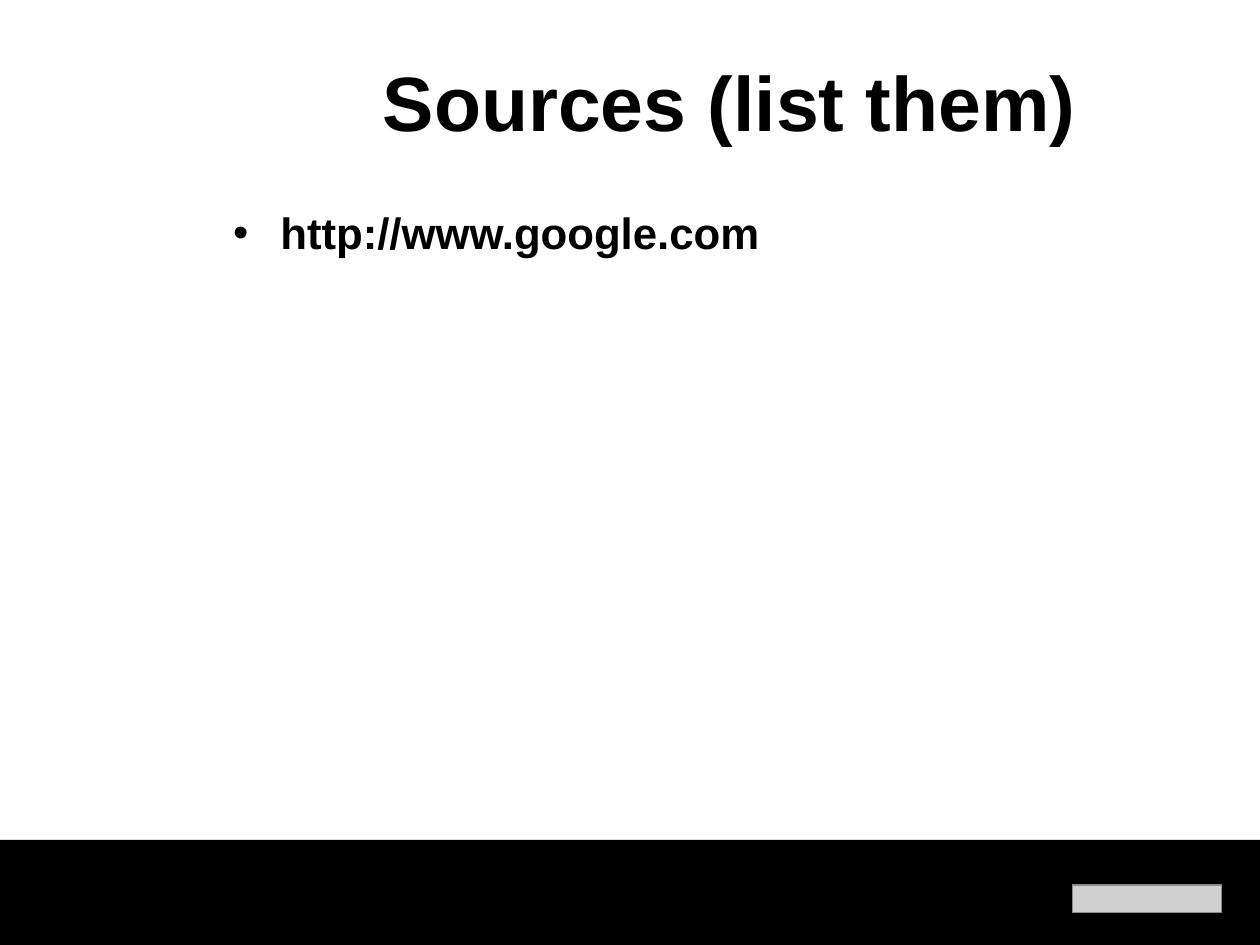
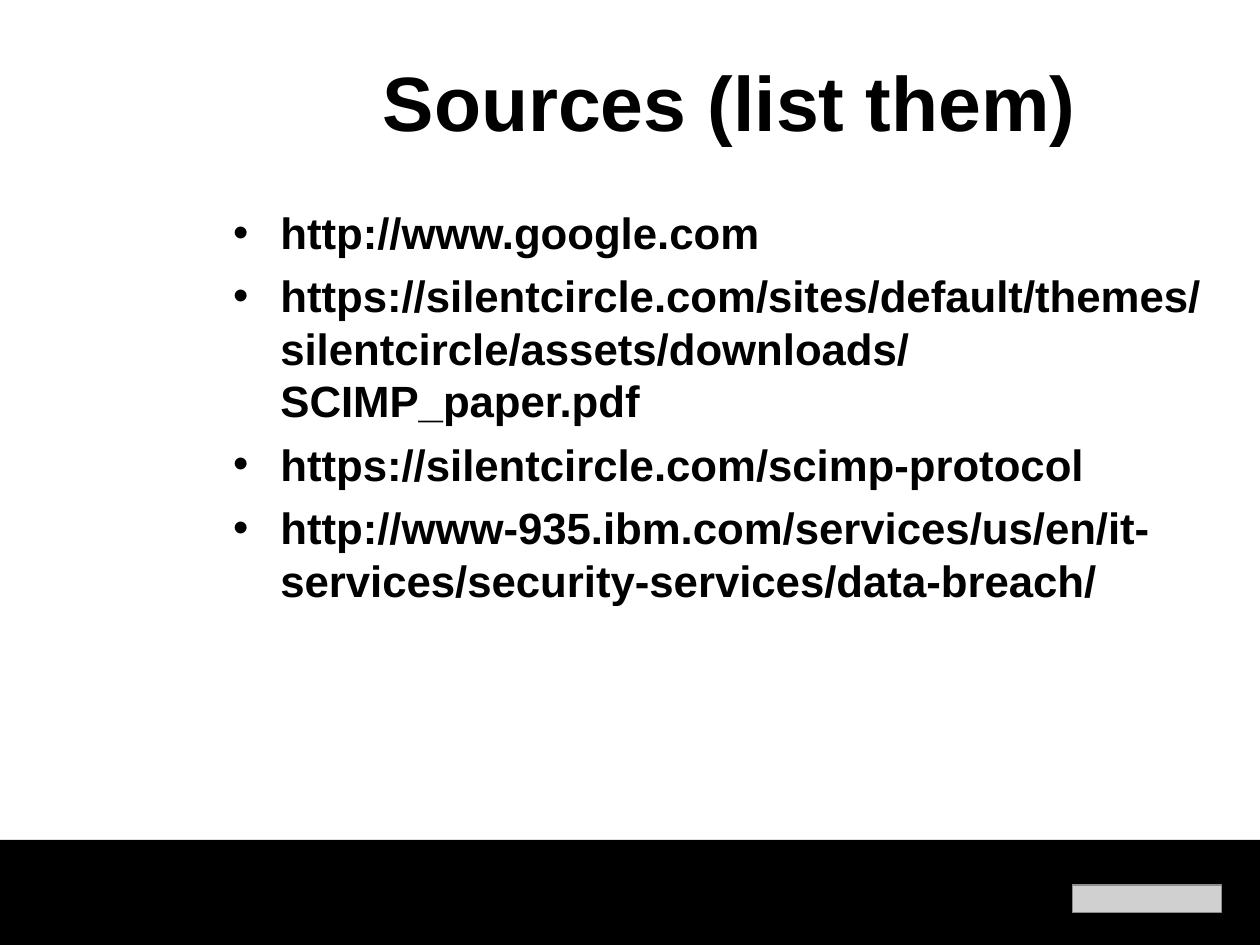
Before and after one commit to wesreisz/cis411-lightningTalks, a slide deck: slide 19 of IgniteTemplate.ppt. Drawn at 1260x945 pixels with LibreOffice and Linux fonts; fonts in the diff are those of the drawing; grey boxes stand for pictures; background and template pictures are left out. Boxes give left, top, right and bottom in pixels: in the first picture for what was removed or moved away, otherwise in the second. Text is boxed around its words. In the diff, an @@ line names an element or a change of style, - is before the commit and + after.

```diff
--- a/IgniteTemplate.ppt
+++ b/IgniteTemplate.ppt
@@ text at (x1=280, y1=280, x2=1200, y2=606): paragraphs added @@
+• https://silentcircle.com/sites/default/themes/silentcircle/assets/downloads/SCIMP_paper.pdf
+• https://silentcircle.com/scimp-protocol
+• http://www-935.ibm.com/services/us/en/it-services/security-services/data-breach/
```
Also in this commit, not shown: 18 slides added, 18 slides removed.
